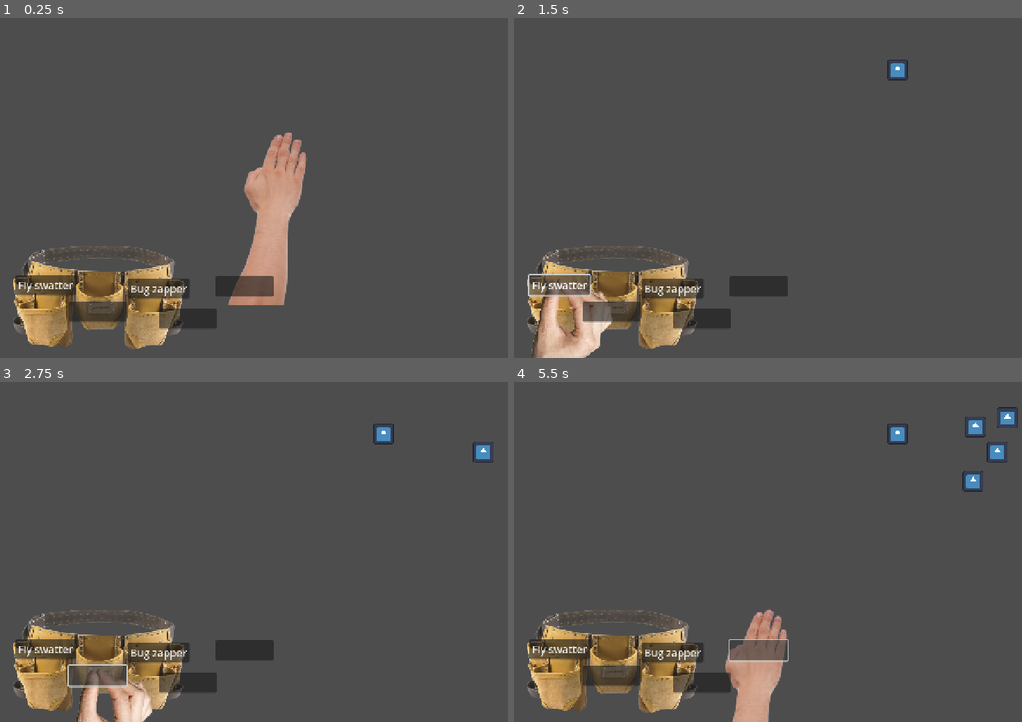
Above: before the commit, frames 1-4 (two rows, left to right).
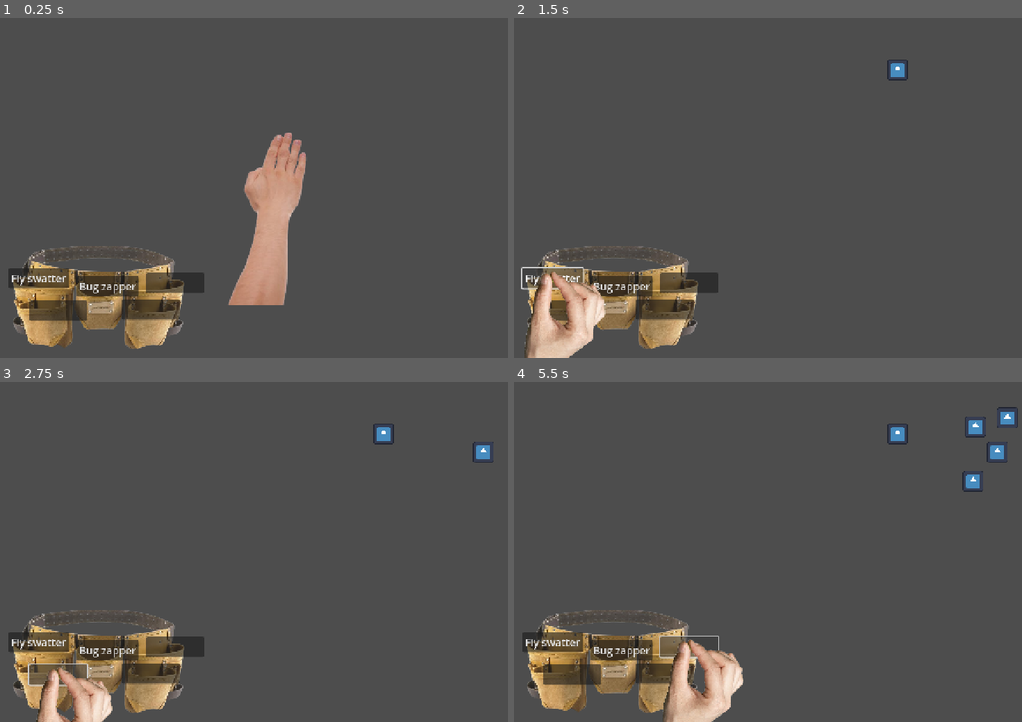
Above: after the commit, the same moments.

Repository: mattismoel/rage-room
Game: Godot game, scene res://scenes/game.tscn
Same seed, same stepped clock (60 frames per second), same inputs: the game is played once before the commit and once after it. The engine's default icon, where the game draws it, is replaced by a stand-in: a white triangle on a blue panel in a dark square.
Inputs (mouse positions are in pixels of both pictures, inside the frame that each line leads up to; where the layout moved, square brackets give the same spot in the first picture):
- Up to frame 1 (0.25 s): no input
- Up to frame 2 (1.5 s): click "Fly swatter" at 0.5 s; click (549, 276) [559, 283] at 1.25 s
- Up to frame 3 (2.75 s): click (55, 674) [96, 674] at 2 s
- Up to frame 4 (5.5 s): click "Bug zapper" at 2.75 s; click (620, 650) [671, 650] at 3.5 s; click (666, 674) [701, 681] at 4.25 s; click (686, 647) [757, 650] at 5 s

The runs differ from the first frame. In frame 1, 4.8% of the frame differs, in the area x 1-54%, y 73-92%; in frame 2, 6.3%; in frame 3, 6.7%; in frame 4, 8.1%, in the area x 1-55%, y 67-100%.

Commit message:
working inventory system

Diff:
--- /dev/null
+++ b/scenes/equipment/entries/bug_zapper.tres
@@ -0,0 +1,12 @@
+[gd_resource type="Resource" script_class="EquipmentEntry" load_steps=3 format=3 uid="uid://dy1f754kra1gv"]
+
+[ext_resource type="PackedScene" uid="uid://ytos3fkkwwof" path="res://scenes/equipment/bug_zapper.tscn" id="1_5h4gw"]
+[ext_resource type="Script" uid="uid://c3n2s4jlpujkh" path="res://scenes/equipment/equipment_entry.gd" id="2_67b5n"]
+
+[resource]
+script = ExtResource("2_67b5n")
+scene = ExtResource("1_5h4gw")
+name = "Bug zapper"
+unlocked = true
+value = 0
+metadata/_custom_type_script = "uid://c3n2s4jlpujkh"
--- /dev/null
+++ b/scenes/equipment/entries/flyswatter.tres
@@ -0,0 +1,12 @@
+[gd_resource type="Resource" script_class="EquipmentEntry" load_steps=3 format=3 uid="uid://crrud54yx74ob"]
+
+[ext_resource type="PackedScene" uid="uid://crbgnq0h1g3ym" path="res://scenes/equipment/flyswatter.tscn" id="1_dl5au"]
+[ext_resource type="Script" uid="uid://c3n2s4jlpujkh" path="res://scenes/equipment/equipment_entry.gd" id="2_eipsb"]
+
+[resource]
+script = ExtResource("2_eipsb")
+scene = ExtResource("1_dl5au")
+name = "Fly swatter"
+unlocked = true
+value = 0
+metadata/_custom_type_script = "uid://c3n2s4jlpujkh"
--- /dev/null
+++ b/scenes/equipment/entries/test_equipment_entry.tres
@@ -0,0 +1,10 @@
+[gd_resource type="Resource" script_class="EquipmentEntry" load_steps=2 format=3 uid="uid://bvwwtgrwcejtt"]
+
+[ext_resource type="Script" uid="uid://c3n2s4jlpujkh" path="res://scenes/equipment/equipment_entry.gd" id="1_4ut28"]
+
+[resource]
+script = ExtResource("1_4ut28")
+name = "Test"
+unlocked = true
+value = 0
+metadata/_custom_type_script = "uid://c3n2s4jlpujkh"
--- a/scenes/game.tscn
+++ b/scenes/game.tscn
@@ -60,5 +60,4 @@
 [node name="Player" parent="." node_paths=PackedStringArray("inventory") instance=ExtResource("8_0tnpc")]
 inventory = NodePath("../Inventory")
 
-[node name="Inventory" parent="." node_paths=PackedStringArray("inventory_slots") instance=ExtResource("9_0tnpc")]
-inventory_slots = []
+[node name="Inventory" parent="." instance=ExtResource("9_0tnpc")]
--- a/scenes/inventory.tscn
+++ b/scenes/inventory.tscn
@@ -1,35 +1,17 @@
-[gd_scene load_steps=10 format=3 uid="uid://crh2sifj0qerg"]
+[gd_scene load_steps=7 format=3 uid="uid://crh2sifj0qerg"]
 
-[ext_resource type="Script" uid="uid://djgu6m5pecjky" path="res://scripts/inventory.gd" id="1_hj2ta"]
+[ext_resource type="Script" uid="uid://djgu6m5pecjky" path="res://scenes/inventory/inventory.gd" id="1_uae8j"]
 [ext_resource type="Texture2D" uid="uid://b1cln5grvtgrp" path="res://assets/belt.png" id="2_ty45s"]
 [ext_resource type="Script" uid="uid://bxcl32ibl8vgx" path="res://scenes/inventory/inventory_slot.gd" id="3_ty45s"]
-[ext_resource type="PackedScene" uid="uid://ytos3fkkwwof" path="res://scenes/equipment/bug_zapper.tscn" id="4_yyk2a"]
-[ext_resource type="Script" uid="uid://c3n2s4jlpujkh" path="res://scenes/equipment/equipment_entry.gd" id="5_uae8j"]
-[ext_resource type="PackedScene" uid="uid://crbgnq0h1g3ym" path="res://scenes/equipment/flyswatter.tscn" id="6_uae8j"]
+[ext_resource type="Resource" uid="uid://crrud54yx74ob" path="res://scenes/equipment/entries/flyswatter.tres" id="4_yyk2a"]
+[ext_resource type="Resource" uid="uid://dy1f754kra1gv" path="res://scenes/equipment/entries/bug_zapper.tres" id="5_uae8j"]
 
 [sub_resource type="RectangleShape2D" id="RectangleShape2D_hj2ta"]
-size = Vector2(148, 101)
+size = Vector2(176, 104.5)
 
-[sub_resource type="Resource" id="Resource_uae8j"]
-script = ExtResource("5_uae8j")
-scene = ExtResource("6_uae8j")
-name = "Fly swatter"
-unlocked = true
-value = 0
-metadata/_custom_type_script = "uid://c3n2s4jlpujkh"
-
-[sub_resource type="Resource" id="Resource_s887n"]
-script = ExtResource("5_uae8j")
-scene = ExtResource("4_yyk2a")
-name = "Bug zapper"
-unlocked = true
-value = 0
-metadata/_custom_type_script = "uid://c3n2s4jlpujkh"
-
-[node name="Inventory" type="Node2D" node_paths=PackedStringArray("inventory_area", "inventory_slots")]
-script = ExtResource("1_hj2ta")
+[node name="Inventory" type="Node2D" node_paths=PackedStringArray("inventory_area")]
+script = ExtResource("1_uae8j")
 inventory_area = NodePath("HoverArea/CollisionShape2D")
-inventory_slots = [NodePath("CanvasLayer/InventorySlot"), NodePath("CanvasLayer/InventorySlot2"), NodePath("CanvasLayer/InventorySlot3"), NodePath("CanvasLayer/InventorySlot4"), NodePath("CanvasLayer/InventorySlot5")]
 
 [node name="Belt" type="Sprite2D" parent="."]
 position = Vector2(84.796, 270.15)
@@ -41,49 +23,47 @@
 position = Vector2(84, 264)
 
 [node name="CollisionShape2D" type="CollisionShape2D" parent="HoverArea"]
+position = Vector2(8, 1.75)
 shape = SubResource("RectangleShape2D_hj2ta")
 
-[node name="CanvasLayer" type="CanvasLayer" parent="."]
-layer = 2
-
-[node name="InventorySlot" type="Button" parent="CanvasLayer"]
-offset_left = 13.0
-offset_top = 248.0
-offset_right = 102.0
-offset_bottom = 279.0
+[node name="InventorySlot" type="Button" parent="."]
+offset_left = 7.0
+offset_top = 242.0
+offset_right = 96.0
+offset_bottom = 273.0
 scale = Vector2(0.562755, 0.562755)
 script = ExtResource("3_ty45s")
-initial_equipment = SubResource("Resource_uae8j")
+initial_equipment = ExtResource("4_yyk2a")
 
-[node name="InventorySlot2" type="Button" parent="CanvasLayer"]
-offset_left = 59.0
-offset_top = 271.0
-offset_right = 148.0
-offset_bottom = 302.0
+[node name="InventorySlot2" type="Button" parent="."]
+offset_left = 25.0
+offset_top = 270.0
+offset_right = 114.0
+offset_bottom = 301.0
 scale = Vector2(0.562755, 0.562755)
 script = ExtResource("3_ty45s")
 
-[node name="InventorySlot3" type="Button" parent="CanvasLayer"]
-offset_left = 110.0
-offset_top = 251.0
-offset_right = 199.0
-offset_bottom = 282.0
+[node name="InventorySlot3" type="Button" parent="."]
+offset_left = 66.0
+offset_top = 249.0
+offset_right = 155.0
+offset_bottom = 280.0
 scale = Vector2(0.562755, 0.562755)
 script = ExtResource("3_ty45s")
-initial_equipment = SubResource("Resource_s887n")
+initial_equipment = ExtResource("5_uae8j")
 
-[node name="InventorySlot4" type="Button" parent="CanvasLayer"]
-offset_left = 137.0
-offset_top = 277.0
-offset_right = 226.0
-offset_bottom = 308.0
+[node name="InventorySlot4" type="Button" parent="."]
+offset_left = 105.0
+offset_top = 269.0
+offset_right = 194.0
+offset_bottom = 300.0
 scale = Vector2(0.562755, 0.562755)
 script = ExtResource("3_ty45s")
 
-[node name="InventorySlot5" type="Button" parent="CanvasLayer"]
-offset_left = 186.0
-offset_top = 249.0
-offset_right = 275.0
-offset_bottom = 280.0
+[node name="InventorySlot5" type="Button" parent="."]
+offset_left = 126.0
+offset_top = 246.0
+offset_right = 215.0
+offset_bottom = 277.0
 scale = Vector2(0.562755, 0.562755)
 script = ExtResource("3_ty45s")
--- /dev/null
+++ b/scenes/inventory/inventory.gd
@@ -0,0 +1,63 @@
+class_name Inventory
+extends Node2D
+
+@export var inventory_area: CollisionShape2D
+@onready var inventory_rect: Rect2 = inventory_area.get_shape().get_rect()
+
+var inventory_slots: Array[InventorySlot] = []
+
+var _mouse_inside_inventory: bool
+signal mouse_entered
+signal mouse_left
+
+func _ready() -> void:
+	InventoryManager.inventory_changed.connect(_on_inventory_changed)
+
+	## Append all inventory slots to array
+	for child in get_children():
+		if child is InventorySlot:
+			inventory_slots.append(child)
+	print(inventory_slots.size())
+	## Calculates rectangle for detecting when the mouse is in the inventory
+	inventory_rect.position += inventory_area.global_position
+
+## THIS IS ONLY FOR DEBUGGING PURPOSES
+func _input(event: InputEvent) -> void:
+	if event is InputEventKey and event.pressed:
+		if event.keycode == KEY_E:
+			print("add test_entry")
+			const test_entry = preload("res://scenes/equipment/entries/test_equipment_entry.tres");
+			InventoryManager.add_entry(test_entry)
+
+func _on_inventory_changed() -> void:
+	## Allocate missing inventory equipment entries to vacant slots
+	## There is a lot of for-loops and if-statements here. Can it be improved? likely..
+	var entries := InventoryManager.inventory
+	for i in range(entries.size()):
+		## Check if this entry is already equipped
+		var homeless := false
+		if entries[i] != InventoryManager.equipped_entry:
+			homeless = true
+
+		## Check if this entry has been assigned a slot
+		for slot in inventory_slots:
+			if slot.stored_equipment == entries[i]:
+				homeless = false
+				break
+
+		if not homeless: continue
+		## Look for vacant slots and assign entry to one if found
+		for slot in inventory_slots:
+			if slot.stored_equipment == null:
+				slot.set_entry(entries[i])
+				break
+
+func _process(delta: float) -> void:
+	## Detetct if the mouse is entering or leaving the inventory
+	var mouse_pos := get_global_mouse_position()
+	if inventory_rect.has_point(mouse_pos) and not _mouse_inside_inventory:
+		mouse_entered.emit()
+		_mouse_inside_inventory = true
+	elif not inventory_rect.has_point(mouse_pos) and _mouse_inside_inventory:
+		mouse_left.emit()
+		_mouse_inside_inventory = false
--- a/scenes/inventory/inventory_slot.gd
+++ b/scenes/inventory/inventory_slot.gd
@@ -2,43 +2,29 @@
 extends Button
 
 @export var initial_equipment: EquipmentEntry
-var _stored_equipment: EquipmentEntry
+var stored_equipment: EquipmentEntry
 
 func _ready() -> void:
 	set_entry(initial_equipment)
+	InventoryManager.add_entry(initial_equipment)
 	pressed.connect(_on_pressed)
 
 func set_entry(entry: EquipmentEntry):
-	if entry == null:
-		clear()
-		return
-	print("place ", entry.name)
+	if entry == null: return clear()
 
 	## Set slot to display the stored equipment entry
-	_stored_equipment = entry
 	text = entry.name  # Or set an icon, etc.
+	stored_equipment = entry
 
 func clear():
-	_stored_equipment = null
 	text = ""
+	stored_equipment = null
 
 func _on_pressed():
-	#if InventoryManager.equipped_entry == null:
-		#clear()
-	#else:
-		#set_entry(InventoryManager.equipped_entry)
+	var new_slot_entry: EquipmentEntry
 
 	## If slot is not empty, equip what is already there. Else just unequip.
-	if _stored_equipment != null:
-		print("equip")
-		var before := InventoryManager.equipped_entry
-		InventoryManager.eqiup(_stored_equipment)
-		if before == null:
-			clear()
-		else:
-			set_entry(before)
+	if stored_equipment != null: new_slot_entry = InventoryManager.eqiup(stored_equipment)
+	else: new_slot_entry = InventoryManager.unequip()
 
-	else:
-		print("unequip")
-		set_entry(InventoryManager.equipped_entry)
-		InventoryManager.unequip()
+	set_entry(new_slot_entry)
--- a/scenes/player.tscn
+++ b/scenes/player.tscn
@@ -72,10 +72,9 @@
 position = Vector2(2.00865, 0.982509)
 shape = SubResource("CircleShape2D_smehm")
 
-[node name="Pick up" type="Node2D" parent="StateMachine" node_paths=PackedStringArray("selection_area", "equipment_state", "idle_state")]
+[node name="Pick up" type="Node2D" parent="StateMachine" node_paths=PackedStringArray("equipment_state", "idle_state")]
 visible = false
 script = ExtResource("5_tuyoq")
-selection_area = NodePath("Area2D")
 equipment_state = NodePath("../Equiment")
 idle_state = NodePath("../Idle")
 
--- a/scripts/inventory.gd
+++ /dev/null
@@ -1,46 +0,0 @@
-class_name Inventory
-extends Node2D
-
-@export var inventory_area: CollisionShape2D
-@onready var inventory_rect: Rect2 = inventory_area.get_shape().get_rect()
-
-@export var inventory_slots: Array[InventorySlot]
-
-var _mouse_inside_inventory: bool
-signal mouse_entered
-signal mouse_left
-
-func _ready() -> void:
-	InventoryManager.inventory_changed.connect(_on_inventory_changed)
-	print(inventory_rect)
-	## Calculates rectangle for detecting when the mouse is in the inventory
-	inventory_rect.position += inventory_area.global_position
-
-func _on_inventory_changed() -> void:
-	pass
-	#for slot in inventory_slots:
-		#slot.clear()
-	#
-	## Allocate missing inventory equipment entries to slots
-	#for index in range(InventoryManager.inventory.size()):
-		#var equipment_entry = InventoryManager.inventory[index]
-		#
-		#var already_placed := false
-		#for slot in inventory_slots:
-			#if slot.equipment_entry == equipment_entry:
-				#already_placed = true
-				#break
-		#if not already_placed:
-			#for slot in inventory_slots:
-				#if slot.equipment_entry == null:
-					#slot.equipment_entry = equipment_entry
-
-func _process(delta: float) -> void:
-	## Detetct if the mouse is entering or leaving the inventory
-	var mouse_pos := get_global_mouse_position()
-	if inventory_rect.has_point(mouse_pos) and not _mouse_inside_inventory:
-		mouse_entered.emit()
-		_mouse_inside_inventory = true
-	elif not inventory_rect.has_point(mouse_pos) and _mouse_inside_inventory:
-		mouse_left.emit()
-		_mouse_inside_inventory = false
--- a/scripts/inventory_manager.gd
+++ b/scripts/inventory_manager.gd
@@ -5,23 +5,32 @@
 
 signal inventory_changed
 signal entry_equipped(entry: EquipmentEntry)
+signal entry_unequipped
 
-func eqiup(new_entry: EquipmentEntry) -> void:
-	print("picked up ", new_entry.name)
-	## Put the currently equipped entry back in the inventory
-	add_entry(equipped_entry)
-
-	## Remove the entry being picked up from the inventory
-	remove_entry(new_entry)
+## Takes the entry being equipped as argument and returns what it replaces
+func eqiup(new_entry: EquipmentEntry) -> EquipmentEntry:
+	var replaced_entry := equipped_entry
 	equipped_entry = new_entry
 
+	## Put the entry that is being replaced back in the inventory
+	if replaced_entry != null: inventory.append(replaced_entry)
+	entry_unequipped.emit()
+
+	## Remove the entry that is being picked up from the inventory
+	inventory.erase(new_entry)
+
 	entry_equipped.emit(new_entry)
+	return replaced_entry
 
-func unequip() -> void:
-	#print("unequipped ", equipped_entry.name)
+func unequip() -> EquipmentEntry:
+	var replaced_entry := equipped_entry
+
 	## Put the currently equipped entry back in the inventory
-	add_entry(equipped_entry)
+	if replaced_entry != null: inventory.append(replaced_entry)
 	equipped_entry = null
+
+	entry_unequipped.emit()
+	return replaced_entry
 
 func add_entry(entry: EquipmentEntry) -> void:
 	## Add entry (if it is not null) to inventory
--- a/scripts/player/equipment_state.gd
+++ b/scripts/player/equipment_state.gd
@@ -9,10 +9,11 @@
 func enter() -> void:
 	super()
 	visible = true
-	InventoryManager.entry_equipped.connect(set_equipment)
+	InventoryManager.entry_unequipped.connect(_on_entry_unequipped)
 
 func exit() -> void:
 	remove_child(loaded_equipment)
+	InventoryManager.entry_unequipped.disconnect(_on_entry_unequipped)
 	visible = false
 
 func input(event) -> void:
@@ -35,6 +36,10 @@
 
 	print("Equipment state loaded equipment %s" % equipment.name)
 
+func _on_entry_unequipped() -> void:
+	print("SKIIIIFT")
+	change_state.emit(pick_up_state)
+
 #func next_in_equipment_cycle(steps: int) -> void:
 	#var index := _entries.find(current_equipment_entry) + steps
 	#
--- a/scripts/player/hand.gd
+++ b/scripts/player/hand.gd
@@ -18,10 +18,17 @@
 	#handle_equipment_change(event)
 
 func _on_mouse_enter_inventory() -> void:
-	state_machine.change_state(pick_up_state)
+	if InventoryManager.equipped_entry == null:
+		state_machine.change_state(pick_up_state)
 
 func _on_mouse_leave_inventory() -> void:
-	state_machine.change_state(idle_state)
+	## Switch to idle state
+	if InventoryManager.equipped_entry == null:
+		print("leaving emptyhanded")
+		state_machine.change_state(idle_state)
+	else:
+		print("leaving with equipment")
+		state_machine.change_state(equipment_state)
 
 #func handle_equipment_change(event: InputEvent) -> void:
 	### This is only meant for debugging/as an alternative to picking the equipment manually
--- a/scripts/player/pickup_state.gd
+++ b/scripts/player/pickup_state.gd
@@ -1,34 +1,19 @@
 class_name PickUpState
 extends State
 
-@export var selection_area: CollisionObject2D
 @export var equipment_state: EquipmentState
 @export var idle_state: IdleState
 
 func enter() -> void:
 	super()
-	selection_area.area_exited.connect(_on_area_exited)
+	InventoryManager.entry_equipped.connect(_on_equipment_picked_up)
 	visible = true
 
 func exit() -> void:
 	super()
-	selection_area.area_exited.disconnect(_on_area_exited)
+	InventoryManager.entry_equipped.disconnect(_on_equipment_picked_up)
 	visible = false
 
-func input(event) -> void:
-	if event.is_action_pressed("interact"):
-		print("Mouse pressed at: ", event.position)
-		var overlapping_areas: Array[Area2D] = selection_area.get_overlapping_areas()
-		for area in overlapping_areas:
-			if area.get_parent() is Equipment:
-				print(area.get_parent().name)
-				#pick_up_equipment()
-
-func pick_up_equipment(equipment_entry: EquipmentEntry) -> void:
+func _on_equipment_picked_up(equipment_entry: EquipmentEntry) -> void:
 	equipment_state.set_equipment(equipment_entry)
 	change_state.emit(equipment_state)
-
-func _on_area_exited(area: Area2D) -> void:
-	if area.get_parent() is Inventory:
-		## Switch to idle state
-		change_state.emit(idle_state)
Renamed: scripts/inventory.gd.uid -> scenes/inventory/inventory.gd.uid
